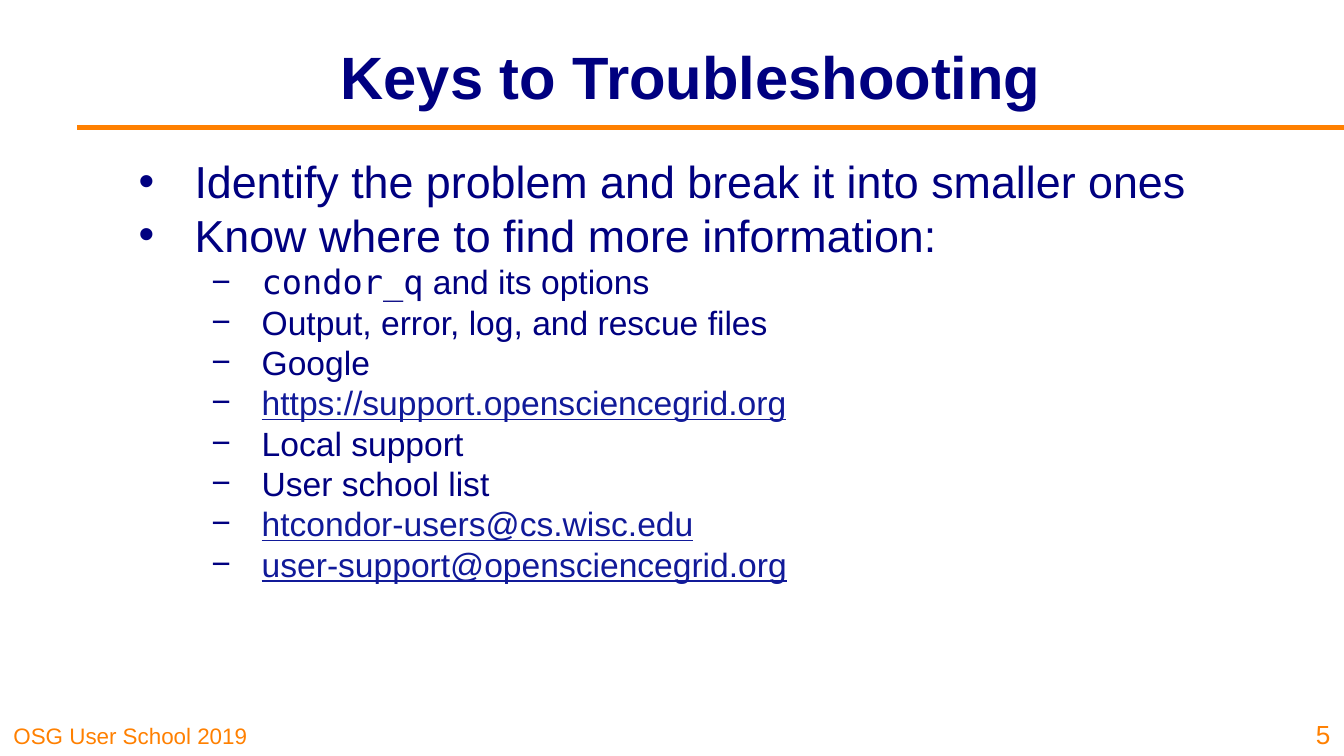
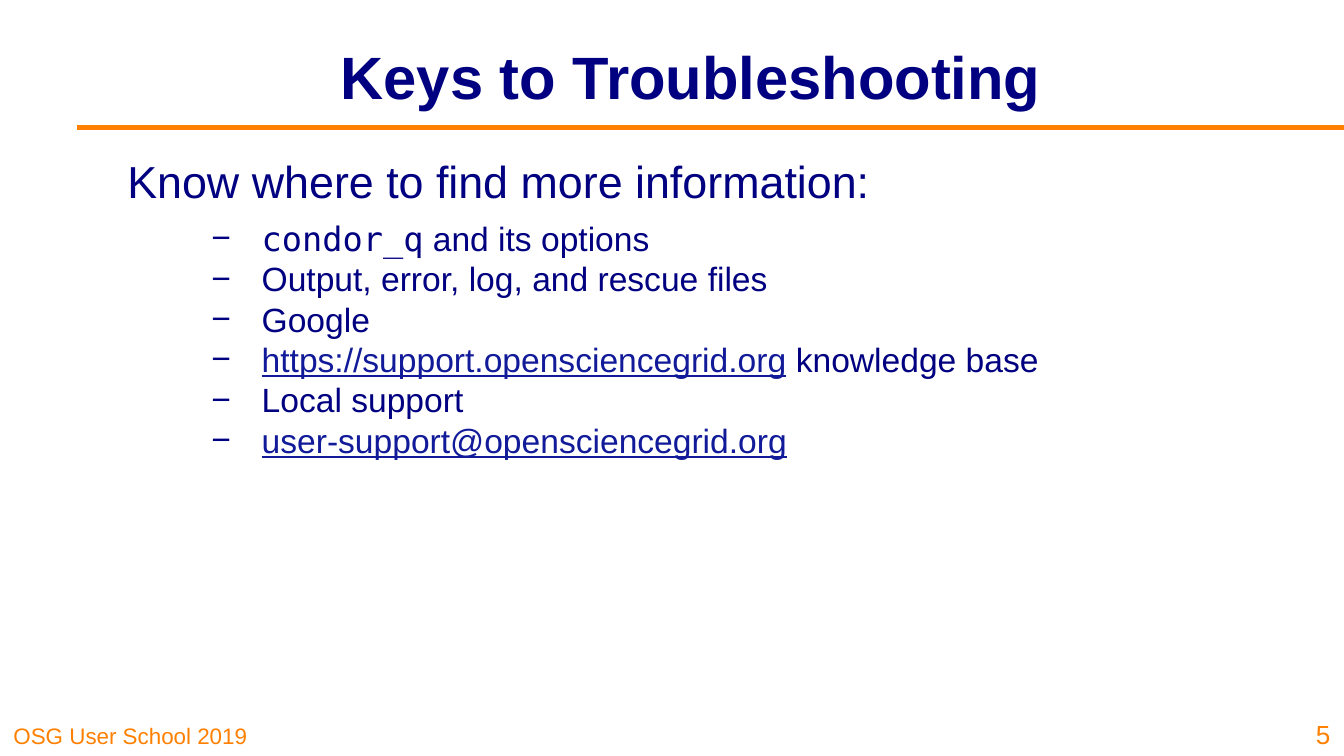
Before and after one commit to opensciencegrid/user-school-2019, a slide deck: slide 5 of docs/materials/day2/files/osgus19-day2-part1-troubleshooting.pptx. Drawn at 1344x756 pixels with LibreOffice and Linux fonts; fonts in the diff are those of the drawing; background and template pictures are left out. Boxes give left, top, right and bottom in pixels: in the first picture for what was removed or moved away, otherwise in the second. Text is boxed around its words. In the diff, an @@ line names an element or a change of style, - is before the commit and + after.

Commit message:
Update troubleshooting slides

```diff
--- a/docs/materials/day2/files/osgus19-day2-part1-troubleshooting.pptx
+++ b/docs/materials/day2/files/osgus19-day2-part1-troubleshooting.pptx
@@ text at (127,165,869,258): bullet • to none; more space between paragraphs @@
@@ text at (195,165,1185,207): paragraph removed @@
-• Identify the problem and break it into smaller ones
@@ text at (262,347,1039,378): text changed @@
-  − https://support.opensciencegrid.org
+  − https://support.opensciencegrid.org knowledge base
@@ text at (262,471,694,541): paragraphs removed @@
-  − User school list
-  − htcondor-users@cs.wisc.edu
```
Also in this commit, not shown: 3 other slides changed, 1 slide added, 1 slide removed, 1 other file.
